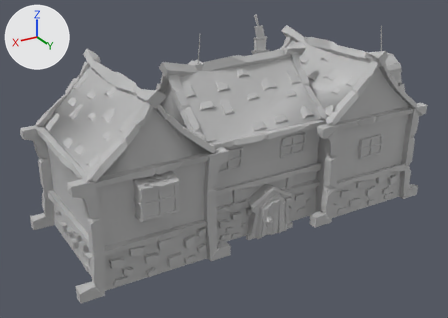
A saved change to the FBX model Assets/Assets3D/PER 8-2/SM_HOME_Triple.fbx.
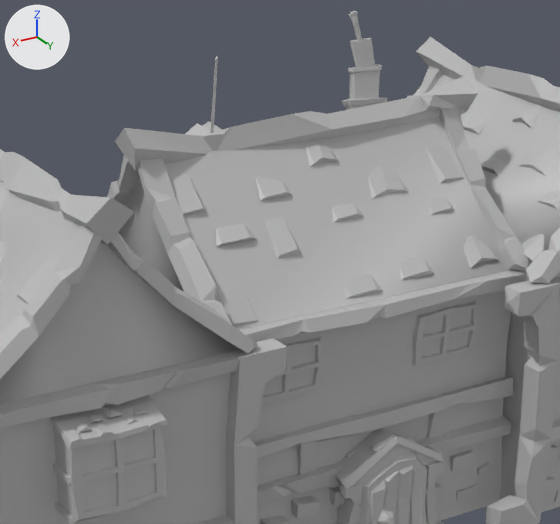
Each version appears first whole from a camera (50 mm lens) standing at (4.72, 23.18, 12.56) and looking at (-7.31, 3.13, 2.54), and next in a close-up on the part from 25% to 76% of the width and 3% to 70% of the height. Lighting does not change. The marker at upper left points along +X, +Y and +Z. Where no turn or scale is listed for an object, it has been applied to the vertices. Vertices at the same position are counted once.

The first close-up shows 'SM_L_R_HOME_3'.
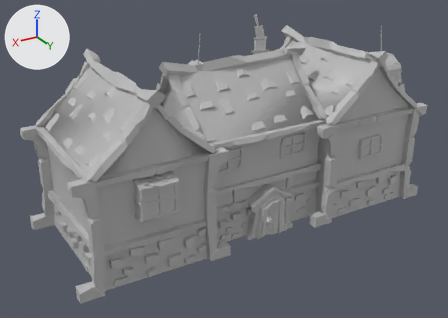
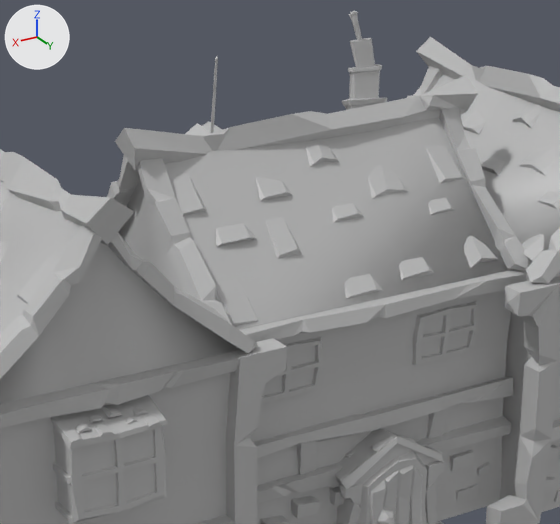
Where the change shows, as pixel boxes (x1, y1, x2, y2) in the close-ups (560 x 524 px; the box of a moved part takes in the faces that stretch with it):
part 1 of me_mesh, moved or reshaped: (118, 178, 184, 292) in both

The change, as a diff of the scene's bpy script:
```diff
--- a/Assets/Assets3D/PER 8-2/SM_HOME_Triple.fbx.py
+++ b/Assets/Assets3D/PER 8-2/SM_HOME_Triple.fbx.py
@@ me_mesh @@
 me_mesh.from_pydata(...)  # 4579 vertices, 3917 faces; spans x -16.3..0.0, y -0.6..6.4, z 0.0..8.0
 # used by ob_sm_l_r_home_3; location = (0.0, 0.0, 0.0)
 # verts and faces of me_mesh; kept vertices keep their numbers, new ones are numbered from 4579
 # before: 2318 (-5.1, 5.1, 4.3), 2319 (-5.1, 3.0, 6.5), 2320 (-5.1, 0.9, 4.3), 2321 (-5.1, 3.0, 4.3)
+# me_mesh part 1
+delete_faces([(2319, 2321, 2320), (2318, 2321, 2319)])
+faces += [(2319, 2320, 2321), (2318, 2319, 2321)]
 me_mesh.materials.append(mat_lambert3)
```
